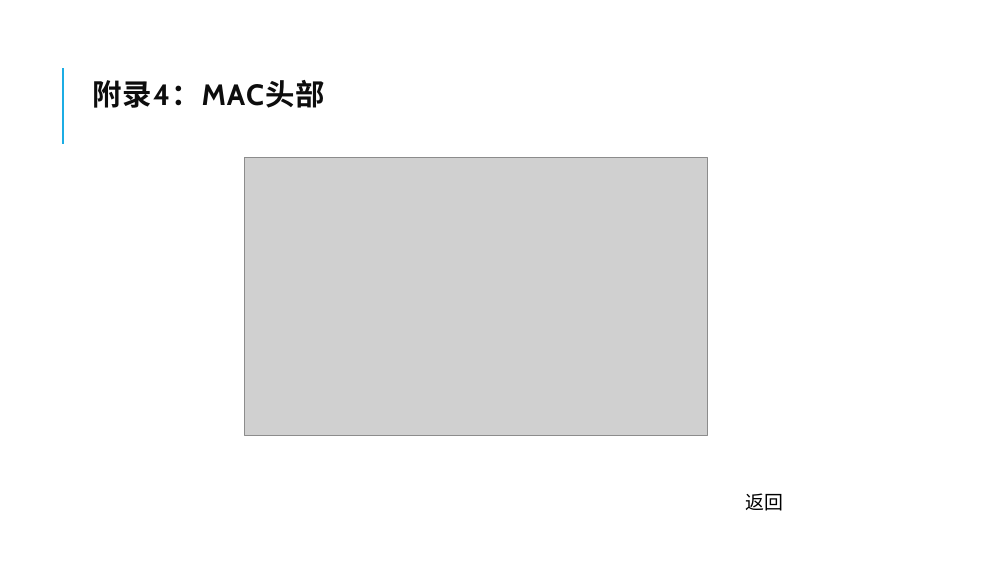
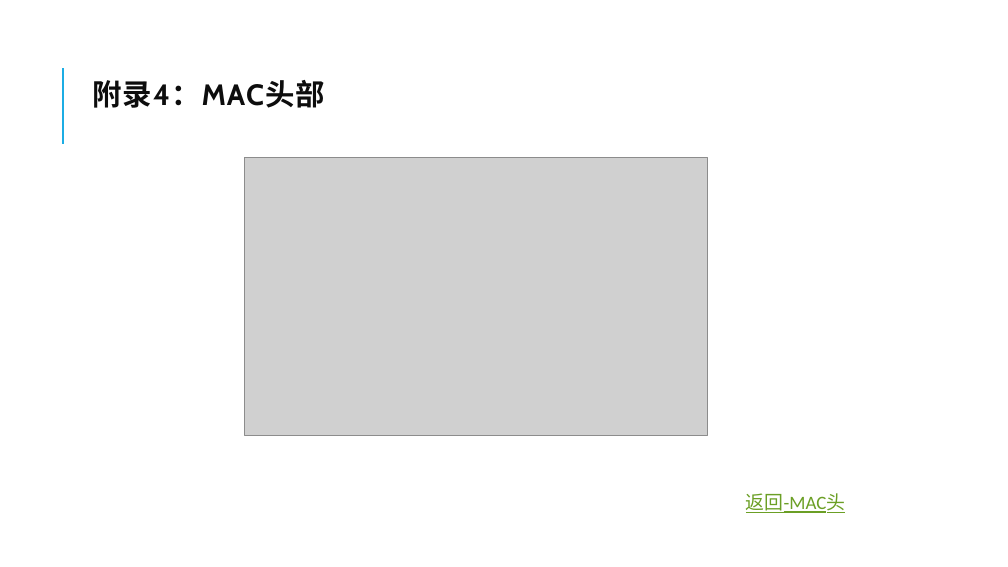
Before and after one commit to sleepingWhiteFish/CAGST, a slide deck: slide 63 of 网络是怎样连接的.pptx (slide 68 before the commit). Drawn at 1008x567 pixels with LibreOffice and Linux fonts; fonts in the diff are those of the drawing; grey boxes stand for pictures. Boxes give left, top, right and bottom in pixels: in the first picture for what was removed or moved away, otherwise in the second. Text is boxed around its words. In the diff, an @@ line names an element or a change of style, - is before the commit and + after.

```diff
--- a/网络是怎样连接的.pptx
+++ b/网络是怎样连接的.pptx
@@ text at bbox=[746, 493, 846, 513]: text changed; text colour #000000 to #6B9F25 @@
-返回
+返回-MAC头
```
Also in this commit, not shown: 21 other slides changed, 6 slides added, 11 slides removed.
